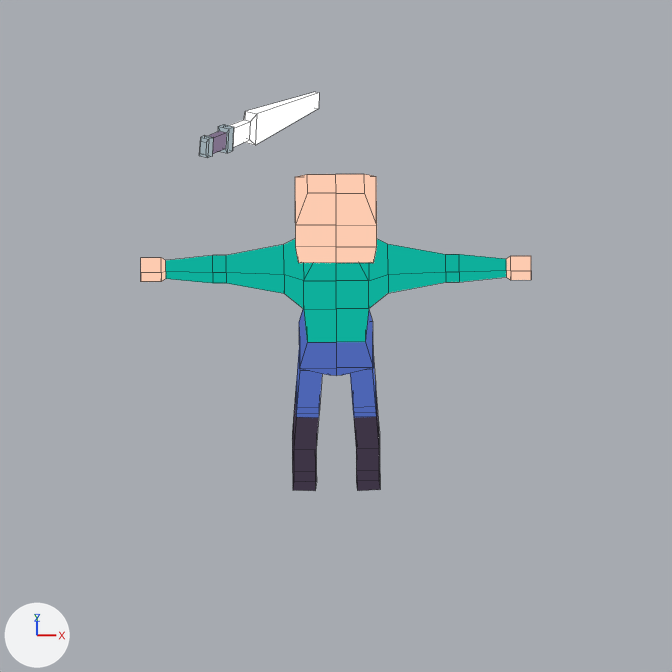
An edit to the Blender file bleed-client/blender/Human.blend, drawn before and after from the same camera.
Camera for both pictures: the file's camera 'Camera'. The axes (+X, +Y, +Z) are drawn at lower left. The lights are the same throughout. Mesh edges are drawn as thin lines.

Names of what the first picture shows: 'Character', 'Sword'.
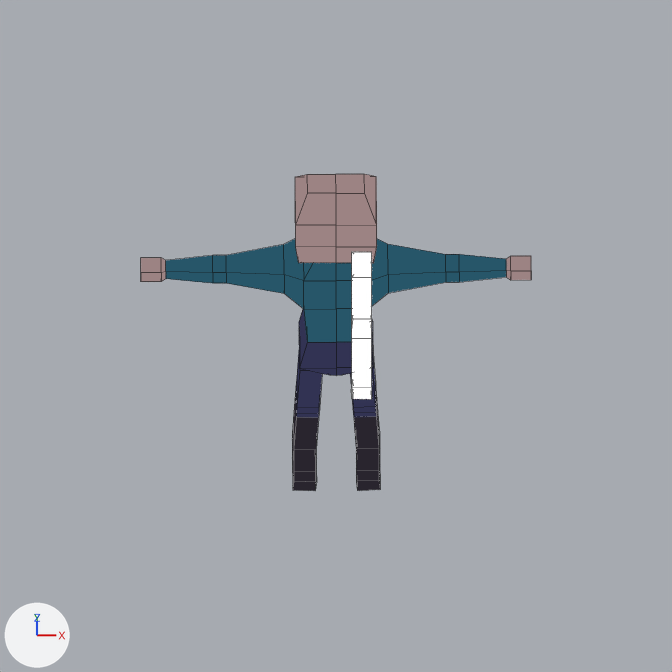
Edits to the bpy script that builds the scene:
```text
Add img_shade2_png:
    img_shade2_png = load_image('shade2.png', '../palettes/shade2.png', 64, 1, 'sRGB')
Change mat_material_001:
    mat_material_001.texture: img_shade1_png -> img_shade2_png
Add me_cube_004:
    me_cube_004.from_pydata(...)  # 44 vertices, 42 faces; spans x -0.08..0.1, y -0.06..0.47, z -0.82..0.91
    me_cube_004.materials.append(mat_material_001)  # picture img_shade2_png
Change ob_sword:
    add ob_sword.hide_render = True
Add ob_bow:
    ob_bow = bpy.data.objects.new('Bow', me_cube_004)
    ob_bow.location = (0.044, -0.275, 0.487)
    ob_bow.scale = (0.21, 0.21, 0.21)
```

Boxes [x1, y1, x2, y2] around the edits, measured in the pictures (672 x 672 px):
'Character', surface changed: [141, 174, 531, 491] in both
'Sword', hidden: before [199, 92, 319, 158]
'Bow', added: after [351, 252, 372, 399]
